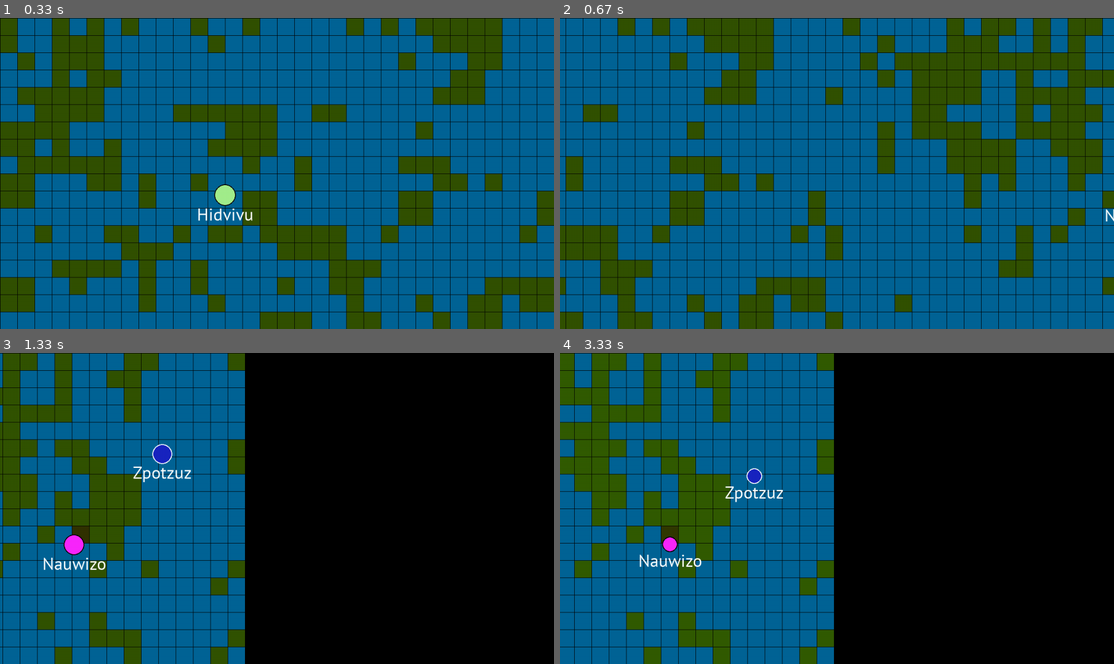
Above: before the commit, frames 1-4 (two rows, left to right).
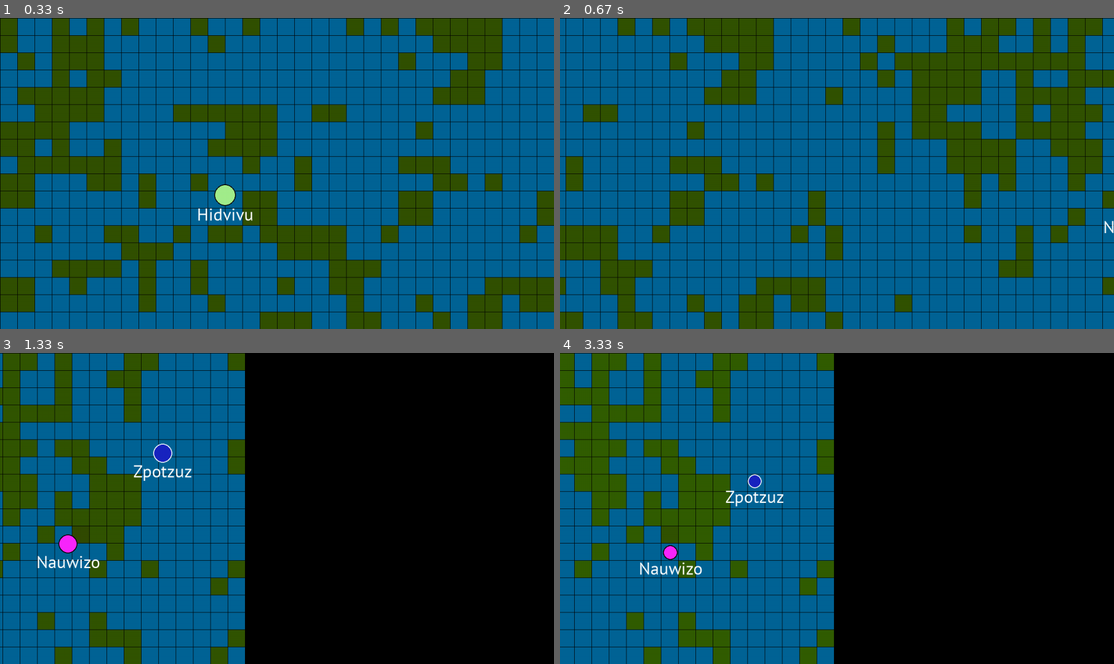
Above: after the commit, the same moments.

Repository: coding-lines/evolvers
Game: pygame game, started from Evolvers/run_v2.py
Same seed, same stepped clock (60 frames per second), same inputs: the game is played once before the commit and once after it.
Inputs:
- Up to frame 1 (0.33 s): no input
- Up to frame 2 (0.67 s): hold P from 0.33 s (still down); hold Right from 0.33 s (still down)
- Up to frame 3 (1.33 s): release P at 0.8 s; release Right at 0.8 s; hold O from 0.88 s (still down); hold Right from 0.88 s (still down)
- Up to frame 4 (3.33 s): release O at 1.35 s; release Right at 1.35 s; hold Right 1.43-1.9 s; hold Left from 2.82 s (still down)

Frame 1 is identical in both runs. In frame 2, less than 0.1% of the frame differs, in the area x 98-100%, y 61-70%; in frame 3, 0.8%; in frame 4, 1.0%, in the area x 14-41%, y 36-72%.

Commit message:
Iteration speed can now be changed

Diff:
--- a/Evolvers/run_v2.py
+++ b/Evolvers/run_v2.py
@@ -37,6 +37,7 @@
 renderer = Renderer.Renderer(dimensions, "font/PTSans-Regular.ttf")
 
 dt = 0
+global_speed = 1
 t = time.time()
 
 while open:
@@ -50,6 +51,12 @@
             elif event.button == 5:
                 cam.z -= 0.1 if cam.z >= 0.2 else 0
 
+        elif event.type == pygame.KEYDOWN:
+            if event.key == pygame.K_p:
+                global_speed += 1 if global_speed < 50 else 0
+            elif event.key == pygame.K_o:
+                global_speed -= 1 if global_speed > 1 else 0
+
     if pygame.key.get_pressed()[pygame.K_DOWN]:
         cam.y += dt * cam.movement_speed
     if pygame.key.get_pressed()[pygame.K_UP]:
@@ -59,8 +66,8 @@
     if pygame.key.get_pressed()[pygame.K_RIGHT]:
         cam.x += dt * cam.movement_speed
 
-    test_world.visible_only_world_iteration(renderer, cam)
-    test_world.full_creature_iteration()
+    test_world.visible_only_world_iteration(renderer, cam, global_speed)
+    test_world.full_creature_iteration(global_speed)
 
 
     screen.fill([0,0,0])
